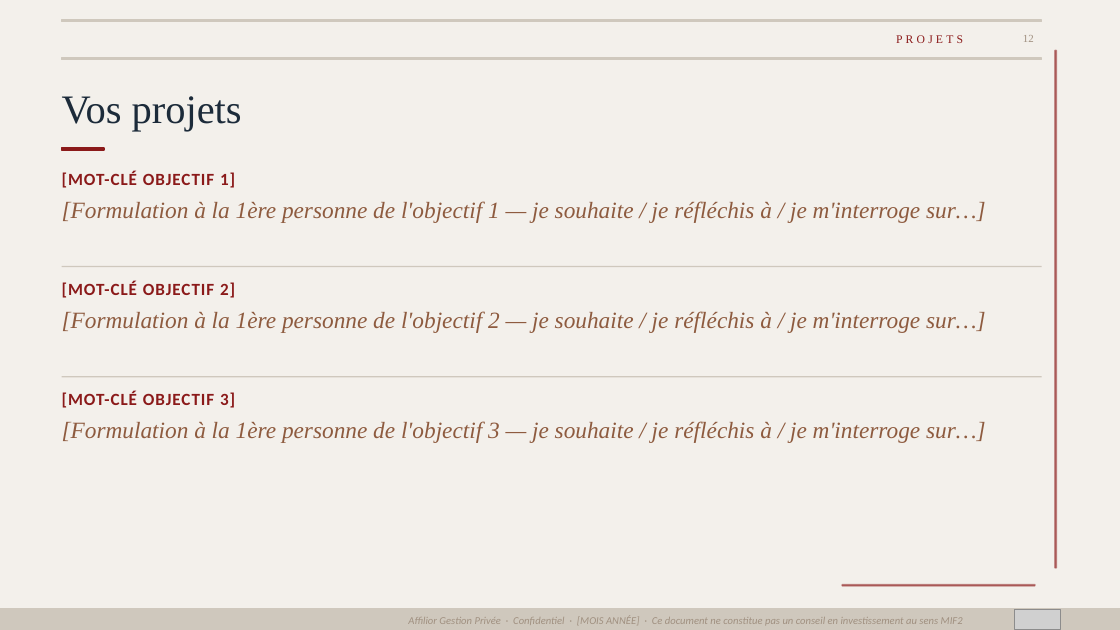
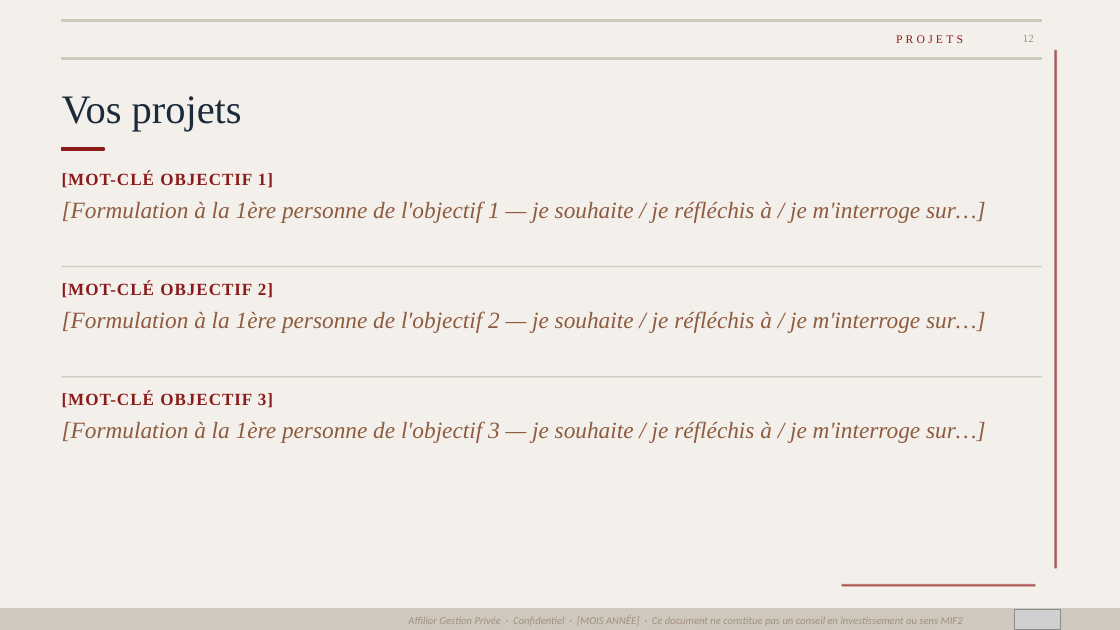
Before and after one commit to fififi1717/mkgt, a slide deck: slide 11 of Cans_Mstr.pptx. Drawn at 1120x630 pixels with LibreOffice and Linux fonts; fonts in the diff are those of the drawing; grey boxes stand for pictures. Boxes give left, top, right and bottom in pixels: in the first picture for what was removed or moved away, otherwise in the second. Text is boxed around its words. In the diff, an @@ line names an element or a change of style, - is before the commit and + after.

```diff
--- a/Cans_Mstr.pptx
+++ b/Cans_Mstr.pptx
@@ font Calibri to Times New Roman in 3 elements at (62, 171, 273, 188), (62, 281, 273, 298), (62, 391, 273, 408) @@
```
Also in this commit, not shown: 2 other slides changed, 5 other files.
